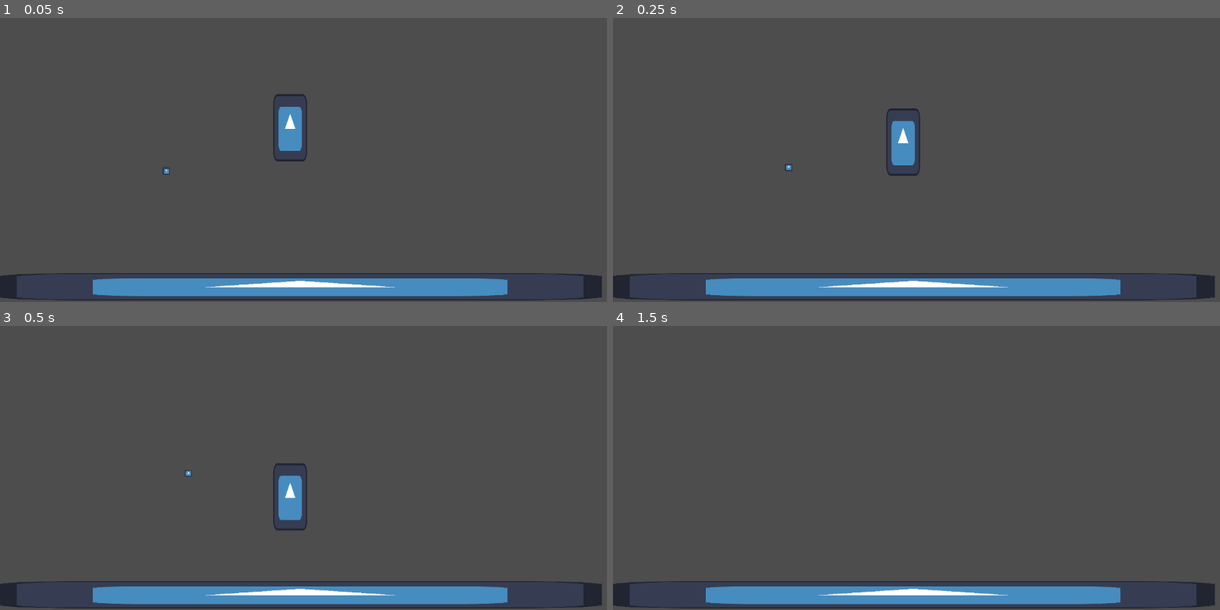
Above: before the commit, frames 1-4 (two rows, left to right).
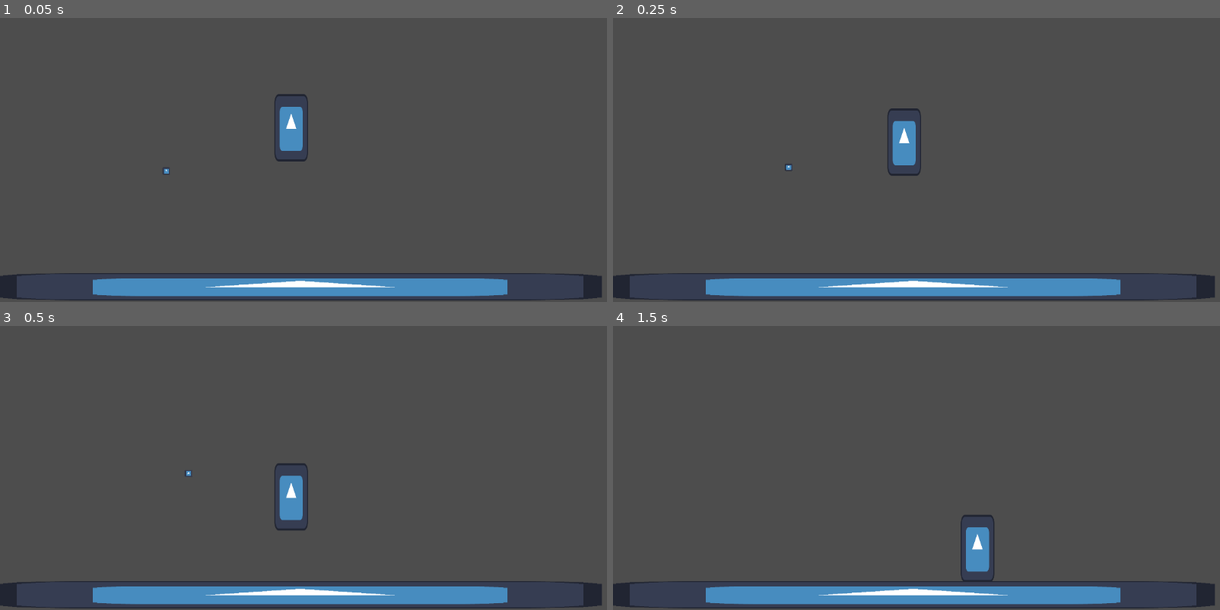
Above: after the commit, the same moments.

Repository: guco23/peladosntGGJ25
Game: Godot game, scene res://scenes/LuisTest.tscn
The game is run twice, just before and just after one commit, with the same random seed, the same clock (stepped at 60 frames per second) and the same inputs. This scene is started directly instead of the project's main scene. The engine's default icon, where the game draws it, is replaced by a stand-in: a white triangle on a blue panel in a dark square.
Inputs (mouse positions are in pixels of both pictures, inside the frame that each line leads up to):
- Up to frame 1 (0.05 s): no input
- Up to frame 2 (0.25 s): no input
- Up to frame 3 (0.5 s): no input
- Up to frame 4 (1.5 s): drag from (904, 502) to (977, 365) at 0.52 s; drag from (837, 465) to (886, 507) at 1.27 s

The runs differ from the first frame. In frame 1, 0.2% of the frame differs, in the area x 44-51%, y 26-51%; in frame 2, 0.2%; in frame 3, 0.2%; in frame 4, 0.8%, in the area x 57-63%, y 66-90%.

Commit message:
Arreglao

Diff:
--- a/proyectogodot/prefabs/Lata.tscn
+++ b/proyectogodot/prefabs/Lata.tscn
@@ -7,6 +7,7 @@
 size = Vector2(62, 124)
 
 [node name="Lata" type="RigidBody2D"]
+collision_mask = 5
 input_pickable = true
 script = ExtResource("1_pv43h")
 
--- a/proyectogodot/scenes/LuisTest.tscn
+++ b/proyectogodot/scenes/LuisTest.tscn
@@ -7,7 +7,7 @@
 [node name="LuisTest" type="Node2D"]
 
 [node name="Lata" parent="." instance=ExtResource("1_hkc8r")]
-position = Vector2(550, 316)
+position = Vector2(552, 316)
 
 [node name="Muro_samu" parent="." instance=ExtResource("2_vj708")]
 position = Vector2(569, 619)
Not shown: 1 places in proyectogodot/scenes/samu_scene.tscn that only renumber resources
